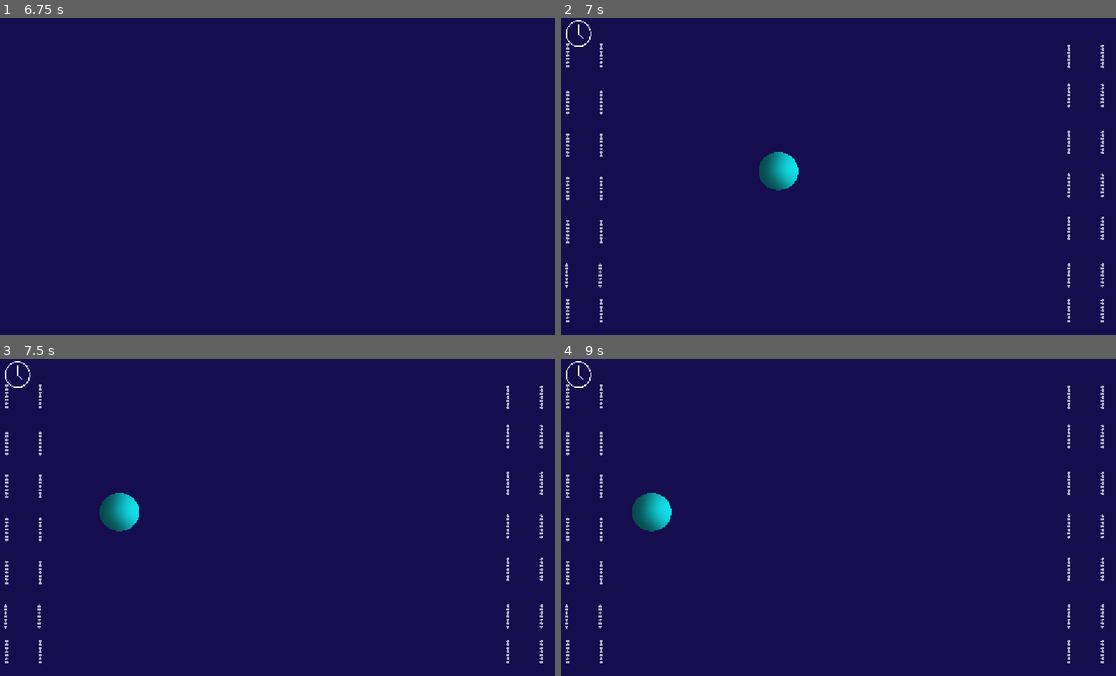
Above: before the commit, frames 1-4 (two rows, left to right).
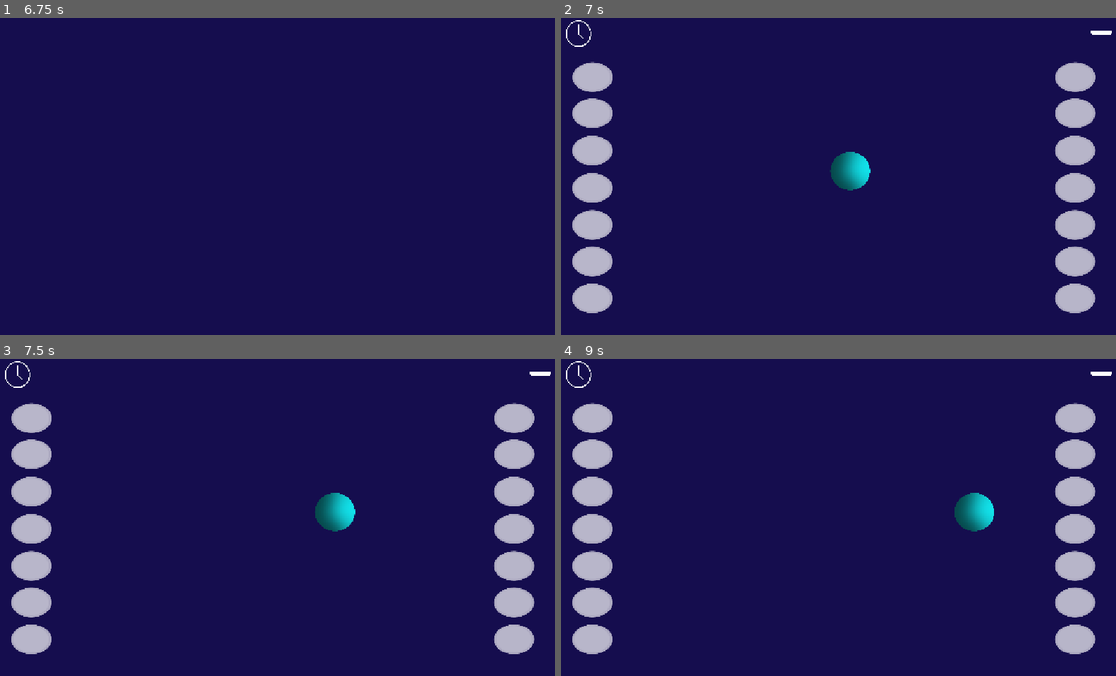
Above: after the commit, the same moments.

Repository: phipex/loquenoves
Game: Godot game, scene res://scenes/inicio/Inicio.tscn
The game is run twice, just before and just after one commit, with the same random seed, the same clock (stepped at 60 frames per second) and the same inputs.
Inputs (mouse positions are in pixels of both pictures, inside the frame that each line leads up to):
- Up to frame 1 (6.75 s): click (283, 176) at 0.5 s; click (255, 265) at 1.25 s; click (188, 265) at 2 s; click (288, 252) at 2.75 s; tap Enter at 3.5, 5.75 s; hold Right (ui_right) 3.53-4.28 s; hold 7 3.53-4.28 s; tap Space at 4.25, 6.5 s; hold Left (ui_left) 4.28-5.03 s; tap 7 at 4.35, 5.85 s; hold Right (ui_right) 5.03-5.78 s; hold 7 5.03-5.78 s; hold W 5.78-6.53 s; hold Left (ui_left) from 6.53 s (still down); hold 7 from 6.53 s (still down)
- Up to frame 2 (7 s): keep holding Left (ui_left); keep holding 7
- Up to frame 3 (7.5 s): keep holding Left (ui_left); release 7 at 7.28 s; tap 7 at 7.35 s
- Up to frame 4 (9 s): hold 7 8.03-8.78 s; release Left (ui_left) at 8.78 s; hold Right (ui_right) from 8.78 s (still down); tap 7 at 8.85 s

Frame 1 is identical in both runs. In frame 2, 9.3% of the frame differs, in the area x 0-100%, y 4-96%; in frame 3, 9.3%; in frame 4, 9.3%.

Commit message:
feat: juego funcional sin errores

Diff:
--- /dev/null
+++ b/7-der.tres
@@ -0,0 +1,7 @@
+[gd_resource type="Shortcut" load_steps=2 format=3 uid="uid://dph1lh28dwcah"]
+
+[sub_resource type="InputEventKey" id="InputEventKey_qah25"]
+keycode = 55
+
+[resource]
+events = [SubResource("InputEventKey_qah25")]
--- /dev/null
+++ b/P-centro.tres
@@ -0,0 +1,7 @@
+[gd_resource type="Shortcut" load_steps=2 format=3 uid="uid://ba1mejdgr0o6x"]
+
+[sub_resource type="InputEventKey" id="InputEventKey_qah25"]
+keycode = 80
+
+[resource]
+events = [SubResource("InputEventKey_qah25")]
--- /dev/null
+++ b/W-izq.tres
@@ -0,0 +1,7 @@
+[gd_resource type="Shortcut" load_steps=2 format=3 uid="uid://bfiw12hjqgm4c"]
+
+[sub_resource type="InputEventKey" id="InputEventKey_qah25"]
+keycode = 87
+
+[resource]
+events = [SubResource("InputEventKey_qah25")]
--- a/project.godot
+++ b/project.godot
@@ -21,6 +21,7 @@
 
 [display]
 
+window/size/mode=3
 window/stretch/mode="canvas_items"
 
 [rendering]
--- a/scenes/final/Final.gd
+++ b/scenes/final/Final.gd
@@ -17,6 +17,10 @@
 
 @onready var timer_mensajes: Timer = $TimerMensajes
 # @onready var animation_player: AnimationPlayer = $AnimationPlayer # Si tienes animaciones
+
+var w_izq: Shortcut = preload("res://W-izq.tres")
+var p_centro: Shortcut = preload("res://P-centro.tres")
+var siete_der: Shortcut = preload("res://7-der.tres")
 
 # Preload de texturas para los mensajes de resultado
 var tex_mmm_no_acertaste = preload("res://assets/graphics/mmm parece que no acertaste.png")
@@ -43,9 +47,16 @@
 
 	# Conectar señales
 	button_menos.pressed.connect(_on_button_menos_pressed)
+	button_menos.shortcut = w_izq
+
 	button_mas.pressed.connect(_on_button_mas_pressed)
+	button_mas.shortcut = siete_der
+
 	button_continuar_quiz.pressed.connect(_on_button_continuar_quiz_pressed)
+	button_continuar_quiz.shortcut = p_centro
+
 	button_reiniciar.pressed.connect(_on_button_reiniciar_pressed)
+	button_reiniciar.shortcut = p_centro
 	timer_mensajes.timeout.connect(_on_timer_mensajes_timeout)
 
 	update_caritas_reportadas_display()
--- a/scenes/final/Final.tscn
+++ b/scenes/final/Final.tscn
@@ -1,13 +1,16 @@
-[gd_scene load_steps=10 format=3 uid="uid://clcu4667vbrqd"]
+[gd_scene load_steps=13 format=3 uid="uid://clcu4667vbrqd"]
 
 [ext_resource type="Texture2D" uid="uid://cnao8e7ie3yjj" path="res://assets/graphics/fondo.png" id="1_tmyah"]
 [ext_resource type="Script" uid="uid://cfxmhh5j5xxe1" path="res://scenes/final/Final.gd" id="2_ocyog"]
 [ext_resource type="Texture2D" uid="uid://tgcy3qtd3qe2" path="res://assets/graphics/flecha izquierda.png" id="3_4qh0i"]
 [ext_resource type="Texture2D" uid="uid://8ittq5wwd66a" path="res://assets/graphics/sigamos jugando.png" id="3_n66j5"]
 [ext_resource type="Texture2D" uid="uid://dyfyt0imdif24" path="res://assets/graphics/flecha derecha.png" id="4_fgjv1"]
+[ext_resource type="Shortcut" uid="uid://bfiw12hjqgm4c" path="res://W-izq.tres" id="4_tnuqv"]
+[ext_resource type="Shortcut" uid="uid://dph1lh28dwcah" path="res://7-der.tres" id="6_uhsug"]
 [ext_resource type="Texture2D" uid="uid://2u8qtgtcp31o" path="res://assets/graphics/boton blanco.png" id="6_vul3y"]
 [ext_resource type="Texture2D" uid="uid://blwhwrrn4is7v" path="res://assets/graphics/mmm parece que no acertaste.png" id="7_rb6lc"]
 [ext_resource type="Texture2D" uid="uid://ctxvrqpwntxmn" path="res://assets/graphics/como estabas tan.png" id="8_1nxq7"]
+[ext_resource type="Shortcut" uid="uid://ba1mejdgr0o6x" path="res://P-centro.tres" id="8_yixgo"]
 [ext_resource type="Texture2D" uid="uid://vtooc2pk7raa" path="res://assets/graphics/esto que acabas de.png" id="9_wauwu"]
 
 [node name="Final" type="Control"]
@@ -28,7 +31,6 @@
 scale = Vector2(1, 6.84)
 
 [node name="PanelPregunta" type="Control" parent="VBoxContainerPrincipal"]
-visible = false
 anchors_preset = 0
 offset_top = -3.0
 offset_right = 1155.0
@@ -63,6 +65,7 @@
 offset_right = 2251.0
 offset_bottom = 1542.92
 scale = Vector2(0.336811, 0.0466859)
+shortcut = ExtResource("4_tnuqv")
 texture_normal = ExtResource("3_4qh0i")
 
 [node name="LabelNumeroReportado" type="Label" parent="VBoxContainerPrincipal/PanelPregunta/HBoxConteoNumeros"]
@@ -83,6 +86,7 @@
 offset_right = 2277.0
 offset_bottom = 1552.87
 scale = Vector2(0.31397, 0.0359762)
+shortcut = ExtResource("6_uhsug")
 texture_normal = ExtResource("4_fgjv1")
 
 [node name="LabelSigamos" type="TextureRect" parent="VBoxContainerPrincipal/PanelPregunta"]
@@ -99,9 +103,11 @@
 offset_right = 2471.0
 offset_bottom = 1589.56
 scale = Vector2(0.11224, 0.0110989)
+shortcut = ExtResource("8_yixgo")
 texture_normal = ExtResource("6_vul3y")
 
 [node name="PanelResultado" type="Control" parent="VBoxContainerPrincipal"]
+visible = false
 anchors_preset = 0
 offset_right = 2000.0
 offset_bottom = 1512.0
--- a/scenes/gameplay/Carita.tscn
+++ b/scenes/gameplay/Carita.tscn
@@ -4,8 +4,8 @@
 [ext_resource type="Script" uid="uid://77y3l7wmvfrk" path="res://scenes/gameplay/Carita.gd" id="2_1kbxk"]
 
 [node name="Carita" type="Sprite2D"]
-position = Vector2(-833.333, 630)
-scale = Vector2(0.166667, 0.166667)
+position = Vector2(7.62939e-06, 0)
+scale = Vector2(0.0671366, 0.078915)
 texture = ExtResource("1_rgga8")
 script = ExtResource("2_1kbxk")
 
--- a/scenes/gameplay/Gameplay.gd
+++ b/scenes/gameplay/Gameplay.gd
@@ -36,7 +36,7 @@
 
 func _ready():
 	screen_size = get_viewport_rect().size
-	texture_rect_fondo.texture = load("res://assets/graphics/fondo.png")
+	#texture_rect_fondo.texture = load("res://assets/graphics/fondo.png")
 	# texture_rect_icono_reloj.texture = load("res://assets/graphics/reloj de tiempo.png") # Si no está en editor
 
 	# Cargar texturas de obstáculos una vez
@@ -53,11 +53,11 @@
 	for child in node_2d_lateral_izquierdo.get_children():
 		if child is Sprite2D:
 			carita_spawn_points.append(child)
-			child.texture = load("res://assets/graphics/circulos blancos laterales caritas.png") # Asegurar textura
+			child.texture = load("res://assets/graphics/boton blanco.png") # Asegurar textura
 	for child in node_2d_lateral_derecho.get_children():
 		if child is Sprite2D:
 			carita_spawn_points.append(child)
-			child.texture = load("res://assets/graphics/circulos blancos laterales caritas.png") # Asegurar textura
+			child.texture = load("res://assets/graphics/boton blanco.png") # Asegurar textura
 
 	print("Puntos de aparición de caritas encontrados: ", carita_spawn_points.size())
 
--- a/scenes/gameplay/Gameplay.tscn
+++ b/scenes/gameplay/Gameplay.tscn
@@ -1,10 +1,12 @@
-[gd_scene load_steps=6 format=3 uid="uid://byp6vrivog6m5"]
+[gd_scene load_steps=8 format=3 uid="uid://byp6vrivog6m5"]
 
 [ext_resource type="Texture2D" uid="uid://cnao8e7ie3yjj" path="res://assets/graphics/fondo.png" id="1_e2rtc"]
 [ext_resource type="Script" uid="uid://cqrrqrvgack2" path="res://scenes/gameplay/Gameplay.gd" id="2_hhfdu"]
 [ext_resource type="PackedScene" uid="uid://cfqkp86vugmtj" path="res://scenes/gameplay/Player.tscn" id="3_1l7o1"]
 [ext_resource type="Texture2D" uid="uid://tthf0rklom7" path="res://assets/graphics/reloj de tiempo.png" id="4_ytj2m"]
+[ext_resource type="Texture2D" uid="uid://dwyureolffooo" path="res://assets/graphics/barra contadora de caritas.png" id="5_73nc4"]
 [ext_resource type="Texture2D" uid="uid://2u8qtgtcp31o" path="res://assets/graphics/boton blanco.png" id="5_jfjcr"]
+[ext_resource type="Texture2D" uid="uid://c3lfv0j6ryvhe" path="res://assets/graphics/circulos blancos laterales caritas.png" id="7_nf2y2"]
 
 [node name="Gameplay" type="Node2D"]
 script = ExtResource("2_hhfdu")
@@ -20,6 +22,15 @@
 grow_horizontal = 2
 grow_vertical = 2
 texture = ExtResource("1_e2rtc")
+
+[node name="Ostaculos guia" type="TextureRect" parent="TextureRectFondo"]
+layout_mode = 0
+offset_left = 975.0
+offset_top = 676.0
+offset_right = 2975.0
+offset_bottom = 2188.0
+scale = Vector2(0.576175, 0.424086)
+texture = ExtResource("7_nf2y2")
 
 [node name="Player" parent="." instance=ExtResource("3_1l7o1")]
 position = Vector2(530, 317)
@@ -59,91 +70,100 @@
 texture = ExtResource("4_ytj2m")
 
 [node name="LabelTiempo" type="Label" parent="CanvasLayerUI/HBoxContainerInfo"]
-layout_mode = 2
-offset_left = 3592.91
-offset_top = 449.114
-offset_right = 8365.91
-offset_bottom = 2429.11
-text = "Tiempo: 03:00"
+layout_mode = 0
+offset_left = 4246.0
+offset_top = 122.0
+offset_right = 15678.0
+offset_bottom = 2735.0
 
 [node name="LabelPuntaje" type="Label" parent="CanvasLayerUI/HBoxContainerInfo"]
-layout_mode = 2
-offset_left = 42135.0
-offset_top = 775.742
-offset_right = 45728.0
-offset_bottom = 2411.74
-text = "Puntaje: 0"
+layout_mode = 0
+offset_left = 32989.4
+offset_top = 122.485
+offset_right = 44421.4
+offset_bottom = 2735.49
+
+[node name="TextureRectIconoBarra" type="TextureRect" parent="CanvasLayerUI/HBoxContainerInfo"]
+layout_mode = 0
+offset_left = 44421.4
+offset_top = 449.113
+offset_right = 46421.4
+offset_bottom = 1961.11
+scale = Vector2(1.24193, 1.24193)
+texture = ExtResource("5_73nc4")
 
 [node name="Node2DLateralIzquierdo" type="Node2D" parent="."]
+visible = false
 
 [node name="CirculoBlancoL1" type="Sprite2D" parent="Node2DLateralIzquierdo"]
-position = Vector2(64, 78.2381)
-scale = Vector2(-0.0399974, -0.0399974)
+position = Vector2(81.331, 117.338)
+scale = Vector2(-0.0919064, -0.0734484)
 texture = ExtResource("5_jfjcr")
 
 [node name="CirculoBlancoL2" type="Sprite2D" parent="Node2DLateralIzquierdo"]
-position = Vector2(64, 174.238)
-scale = Vector2(-0.0399974, -0.0399974)
+position = Vector2(81.9685, 195.534)
+scale = Vector2(-0.0978959, -0.0734485)
 texture = ExtResource("5_jfjcr")
 
 [node name="CirculoBlancoL3" type="Sprite2D" parent="Node2DLateralIzquierdo"]
-position = Vector2(64, 262.238)
-scale = Vector2(-0.0399974, -0.0399974)
+position = Vector2(81.303, 270.224)
+scale = Vector2(-0.0998924, -0.0716878)
 texture = ExtResource("5_jfjcr")
 
 [node name="CirculoBlancoL4" type="Sprite2D" parent="Node2DLateralIzquierdo"]
-position = Vector2(64, 350.238)
-scale = Vector2(-0.0399974, -0.0399974)
+position = Vector2(81.317, 346.662)
+scale = Vector2(-0.0972304, -0.0752091)
 texture = ExtResource("5_jfjcr")
 
 [node name="CirculoBlancoL5" type="Sprite2D" parent="Node2DLateralIzquierdo"]
-position = Vector2(64, 438.238)
-scale = Vector2(-0.0399974, -0.0399974)
+position = Vector2(81.7156, 423.743)
+scale = Vector2(-0.0963653, -0.071952)
 texture = ExtResource("5_jfjcr")
 
 [node name="CirculoBlancoL6" type="Sprite2D" parent="Node2DLateralIzquierdo"]
-position = Vector2(62, 528.238)
-scale = Vector2(-0.0399974, -0.0399974)
+position = Vector2(80.8053, 496)
+scale = Vector2(-0.0979758, -0.0730171)
 texture = ExtResource("5_jfjcr")
 
 [node name="CirculoBlancoL7" type="Sprite2D" parent="Node2DLateralIzquierdo"]
-position = Vector2(64, 600)
-scale = Vector2(-0.0399974, -0.0399974)
+position = Vector2(80.1532, 573.001)
+scale = Vector2(-0.100154, -0.074574)
 texture = ExtResource("5_jfjcr")
 
 [node name="Node2DLateralDerecho" type="Node2D" parent="."]
+visible = false
 
 [node name="CirculoBlancoL1" type="Sprite2D" parent="Node2DLateralDerecho"]
-position = Vector2(1088, 80)
-scale = Vector2(-0.0399974, -0.0399974)
+position = Vector2(1067.72, 120.826)
+scale = Vector2(-0.0990881, -0.0738861)
 texture = ExtResource("5_jfjcr")
 
 [node name="CirculoBlancoL2" type="Sprite2D" parent="Node2DLateralDerecho"]
-position = Vector2(1088, 160)
-scale = Vector2(-0.0399974, -0.0399974)
+position = Vector2(1066.07, 192)
+scale = Vector2(-0.0990884, -0.0744326)
 texture = ExtResource("5_jfjcr")
 
 [node name="CirculoBlancoL3" type="Sprite2D" parent="Node2DLateralDerecho"]
-position = Vector2(1088, 256)
-scale = Vector2(-0.0399974, -0.0399974)
+position = Vector2(1066.48, 269.934)
+scale = Vector2(-0.0970223, -0.0711531)
 texture = ExtResource("5_jfjcr")
 
 [node name="CirculoBlancoL4" type="Sprite2D" parent="Node2DLateralDerecho"]
-position = Vector2(1088, 344)
-scale = Vector2(-0.0399974, -0.0399974)
+position = Vector2(1066.96, 345.503)
+scale = Vector2(-0.103108, -0.0747805)
 texture = ExtResource("5_jfjcr")
 
 [node name="CirculoBlancoL5" type="Sprite2D" parent="Node2DLateralDerecho"]
-position = Vector2(1088, 432)
-scale = Vector2(-0.0399974, -0.0399974)
+position = Vector2(1067.38, 420.995)
+scale = Vector2(-0.102732, -0.0727929)
 texture = ExtResource("5_jfjcr")
 
 [node name="CirculoBlancoL6" type="Sprite2D" parent="Node2DLateralDerecho"]
-position = Vector2(1088, 528)
-scale = Vector2(-0.0399974, -0.0399974)
+position = Vector2(1065.88, 497.127)
+scale = Vector2(-0.099727, -0.0742836)
 texture = ExtResource("5_jfjcr")
 
 [node name="CirculoBlancoL7" type="Sprite2D" parent="Node2DLateralDerecho"]
-position = Vector2(1088, 600)
-scale = Vector2(-0.0399974, -0.0399974)
+position = Vector2(1067.38, 571.492)
+scale = Vector2(-0.101981, -0.071799)
 texture = ExtResource("5_jfjcr")
--- a/scenes/gameplay/Player.gd
+++ b/scenes/gameplay/Player.gd
@@ -20,9 +20,9 @@
 
 func _physics_process(delta: float):
 	var direction: float = 0.0
-	if Input.is_action_pressed("ui_left"): # "ui_left" está mapeado a la flecha izquierda por defecto
+	if Input.is_action_pressed("ui_left") or Input.is_key_pressed(KEY_W): # "ui_left" está mapeado a la flecha izquierda por defecto
 		direction = -1.0
-	if Input.is_action_pressed("ui_right"): # "ui_right" está mapeado a la flecha derecha por defecto
+	if Input.is_action_pressed("ui_right") or Input.is_key_pressed(KEY_7): # "ui_right" está mapeado a la flecha derecha por defecto
 		direction = 1.0
 
 	velocity.x = direction * speed
--- a/scenes/inicio/Inicio.tscn
+++ b/scenes/inicio/Inicio.tscn
@@ -1,17 +1,20 @@
-[gd_scene load_steps=14 format=3 uid="uid://drib62ut2dw31"]
+[gd_scene load_steps=17 format=3 uid="uid://drib62ut2dw31"]
 
 [ext_resource type="Texture2D" uid="uid://cnao8e7ie3yjj" path="res://assets/graphics/fondo.png" id="1_lfkr5"]
 [ext_resource type="Script" uid="uid://btoa68goe3v3o" path="res://scenes/inicio/Inicio.gd" id="1_qbkfo"]
 [ext_resource type="Texture2D" uid="uid://c8mnv2lknxue5" path="res://assets/graphics/inicio y reinicio del juego primera pagina.png" id="2_qas3a"]
 [ext_resource type="Texture2D" uid="uid://cl44vft647qaw" path="res://assets/graphics/texto inicio del juego titila.png" id="3_ea6f7"]
+[ext_resource type="Shortcut" uid="uid://ba1mejdgr0o6x" path="res://P-centro.tres" id="4_yq3cq"]
 [ext_resource type="Texture2D" uid="uid://de6omiiq7in7v" path="res://assets/graphics/vamos a jugar.png" id="5_q6its"]
 [ext_resource type="Texture2D" uid="uid://dyfyt0imdif24" path="res://assets/graphics/flecha derecha.png" id="6_btuh2"]
+[ext_resource type="Shortcut" uid="uid://dph1lh28dwcah" path="res://7-der.tres" id="7_1dh67"]
 [ext_resource type="Texture2D" uid="uid://dhkb5kxslp3fn" path="res://assets/graphics/usa la flecha.png" id="7_1gr4y"]
 [ext_resource type="Texture2D" uid="uid://bwv0vsbmov2vu" path="res://assets/graphics/mano presionando.png" id="8_qah25"]
 [ext_resource type="Texture2D" uid="uid://s4rn7ubrodhm" path="res://assets/graphics/usa las flecha.png" id="8_rwlf0"]
 [ext_resource type="Texture2D" uid="uid://tgcy3qtd3qe2" path="res://assets/graphics/flecha izquierda.png" id="9_d17nt"]
 [ext_resource type="Texture2D" uid="uid://1ghi1di6511c" path="res://assets/graphics/el juego empezara.png" id="10_pjmwy"]
 [ext_resource type="Texture2D" uid="uid://c1e00w7cbeyhm" path="res://assets/graphics/conteo 3.png" id="11_qah25"]
+[ext_resource type="Shortcut" uid="uid://bfiw12hjqgm4c" path="res://W-izq.tres" id="12_sif4j"]
 
 [sub_resource type="SpriteFrames" id="SpriteFrames_pjmwy"]
 animations = [{
@@ -58,10 +61,12 @@
 
 [node name="ButtonEmpezar" type="TextureButton" parent="PanelTitulo"]
 layout_mode = 2
+shortcut = ExtResource("4_yq3cq")
 texture_normal = ExtResource("2_qas3a")
 stretch_mode = 0
 
 [node name="PanelTutorialPag2" type="Control" parent="."]
+visible = false
 anchors_preset = 0
 
 [node name="TextureRectTextoPag2" type="TextureRect" parent="PanelTutorialPag2"]
@@ -85,6 +90,7 @@
 size_flags_horizontal = 0
 size_flags_vertical = 0
 size_flags_stretch_ratio = 0.0
+shortcut = ExtResource("7_1dh67")
 texture_normal = ExtResource("6_btuh2")
 
 [node name="PanelTutorialPag3" type="Control" parent="."]
@@ -113,6 +119,7 @@
 offset_right = 2318.22
 offset_bottom = 2220.46
 scale = Vector2(0.613669, 0.613669)
+shortcut = ExtResource("7_1dh67")
 texture_normal = ExtResource("6_btuh2")
 
 [node name="PanelTutorialPag4" type="Control" parent="."]
@@ -143,6 +150,7 @@
 offset_right = 2403.69
 offset_bottom = 2140.74
 scale = Vector2(0.655558, 0.655558)
+shortcut = ExtResource("12_sif4j")
 texture_normal = ExtResource("9_d17nt")
 
 [node name="PanelCuentaRegresiva" type="Control" parent="."]
Not shown, added: export_presets.cfg
